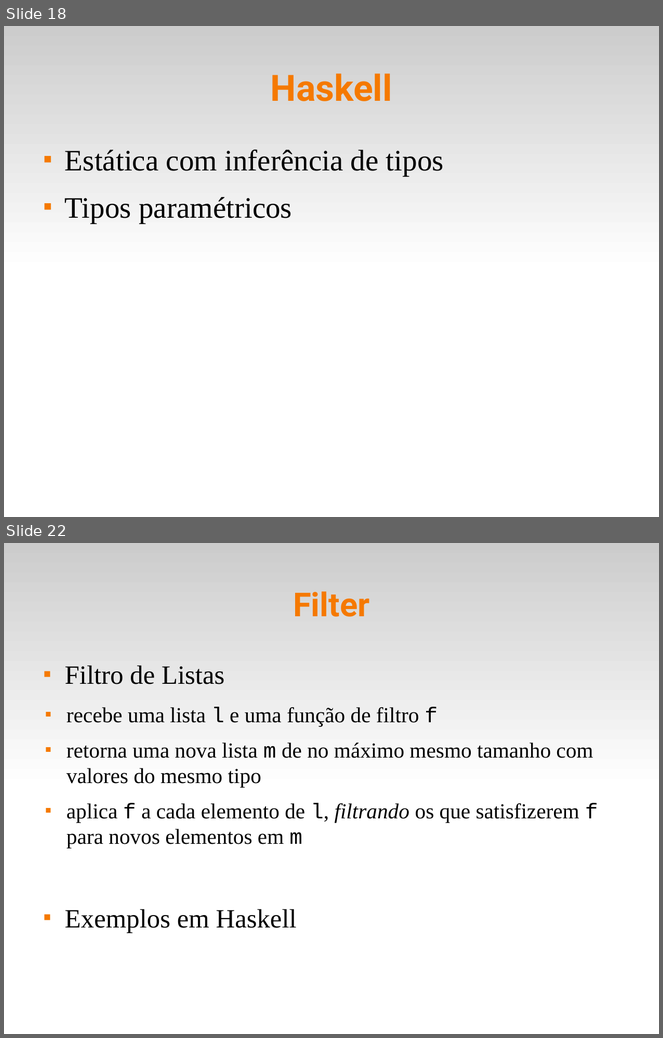
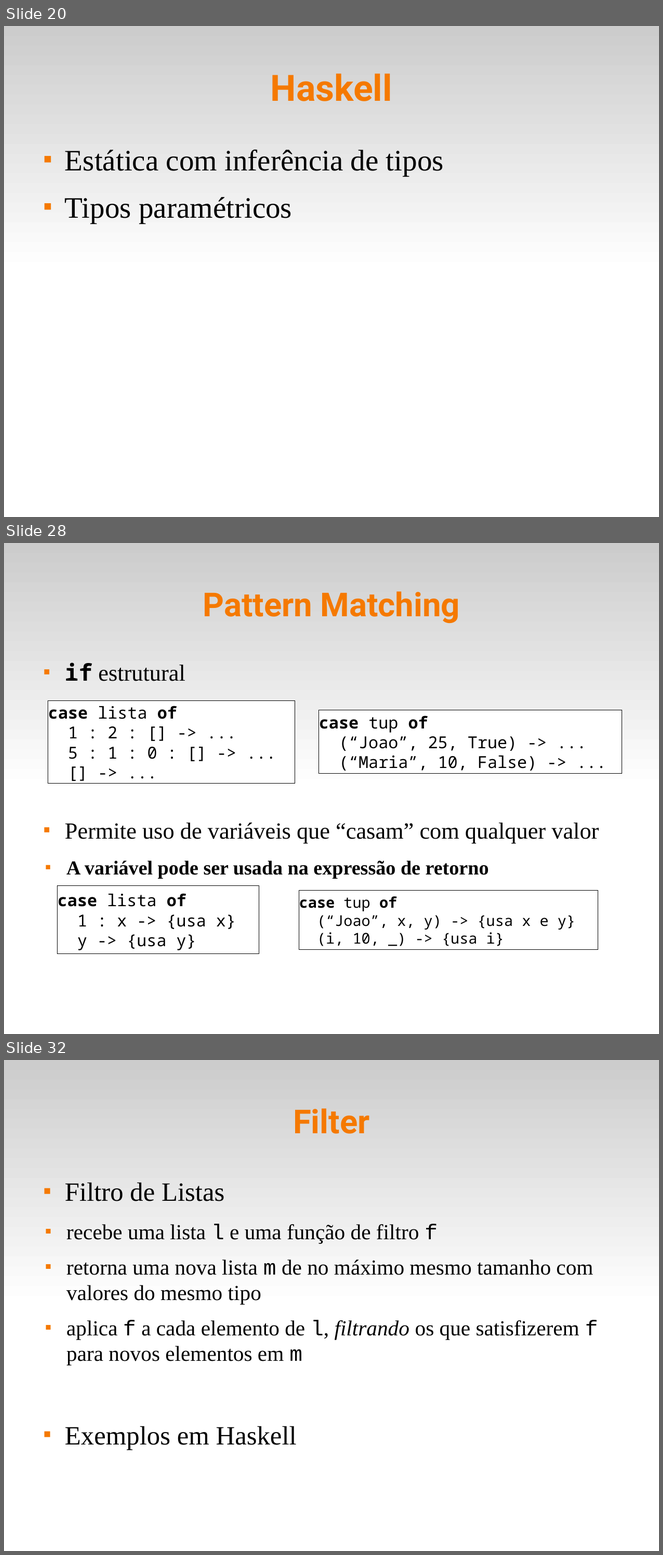
Before and after one commit to fsantanna-uerj/EDL, a slide deck: slides/edl-10-fun.odp. Shown one above the other, each under a label of ours: slides 18 and 22 before the commit, slides 20, 28 and 32 after it; the slides between them are not shown. The pictures are 663x1038 and 663x1555 pixels, drawn with LibreOffice and Linux fonts; fonts in the diff are those of the drawing. Boxes give left, top, right and bottom in pixels: in the first picture for what was removed or moved away, otherwise in the second. Text is boxed around its words. In the diff, an @@ line names an element or a change of style, - is before the commit and + after.

```diff
--- a/slides/edl-10-fun.odp
+++ b/slides/edl-10-fun.odp
@@ slide 28 added at (4, 543, 659, 1034), background #FFFFFF; not listed: 1 template element that a slide beside it also shows @@
@@ title added at (203, 591, 460, 623), 40 pt, text #F57900, bold @@
+Pattern Matching
@@ text added at (65, 663, 599, 879), 28 pt, text #000000 @@
+■ if estrutural
+■ Permite uso de variáveis que “casam” com qualquer valor
+  ■ A variável pode ser usada na expressão de retorno
@@ rectangle added at (48, 701, 295, 784), fill #FFFFFF, outline #000000 0 pt, 20 pt, text #000000 @@
+case lista of
+1 : 2 : [] -> ...
+5 : 1 : 0 : [] -> ...
+[] -> ...
@@ rectangle added at (319, 710, 622, 773), fill #FFFFFF, outline #000000 0 pt, 20 pt, text #000000 @@
+case tup of
+(“Joao”, 25, True) -> ...
+(“Maria”, 10, False) -> ...
@@ rectangle added at (58, 886, 259, 954), fill #FFFFFF, outline #000000 0 pt, 20 pt, text #000000 @@
+case lista of
+1 : x -> {usa x}
+y -> {usa y}
@@ rectangle added at (299, 891, 598, 950), fill #FFFFFF, outline #000000 0 pt, 18 pt, text #000000 @@
+case tup of
+(“Joao”, x, y) -> {usa x e y}
+(i, 10, _) -> {usa i}
@@ what was slide 18 is now slide 20 @@
@@ what was slide 22 is now slide 32 @@
```
Also in this commit, not shown: 4 slides changed, 9 other slides added, 4 other files.
